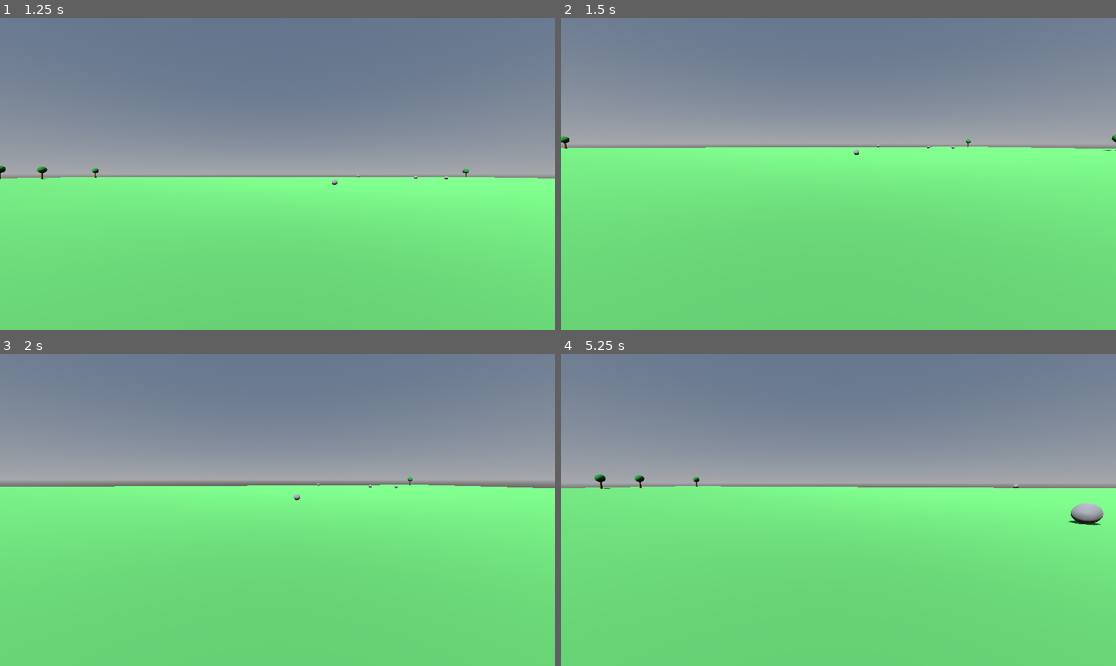
Above: before the commit, frames 1-4 (two rows, left to right).
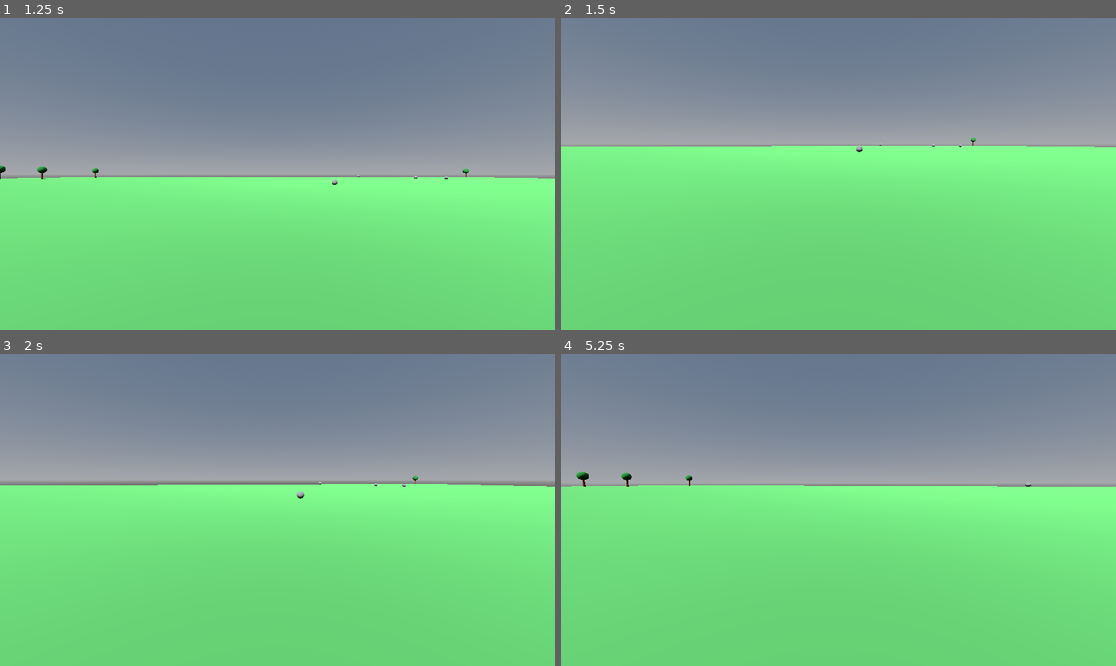
Above: after the commit, the same moments.

Repository: DanielSwick/ark-game
Game: Godot game, scene res://title_screen.tscn
Two runs of this game, one before a commit and one after it. Both use one fixed random seed, a clock stepped at 60 frames per second and the inputs below.
Inputs (mouse positions are in pixels of both pictures, inside the frame that each line leads up to):
- Up to frame 1 (1.25 s): click "Survival" at 0.5 s
- Up to frame 2 (1.5 s): tap Enter at 1.25 s; move the mouse to (866, 174) at 1.27 s; hold W from 1.28 s (still down); tap V at 1.35 s
- Up to frame 3 (2 s): keep holding W; tap Space at 1.52 s
- Up to frame 4 (5.25 s): keep holding W; move the mouse to (810, 510) at 2.02 s; tap V at 2.1, 3.05, 3.6, 4.35 s; tap Space at 2.27, 3.77, 4.52 s; move the mouse to (849, 503) at 2.77 s; hold Shift 2.78-3.53 s; move the mouse to (832, 516) at 3.52 s; move the mouse to (877, 513) at 4.27 s; move the mouse to (794, 506) at 5.02 s; tap Shift at 5.1 s

Frame 1 is identical in both runs. In frame 2, 0.5% of the frame differs, in the area x 0-100%, y 37-44%; in frame 3, 0.5%; in frame 4, 1.0%, in the area x 0-100%, y 37-56%.

Commit message:
Milestone 4: visible player body + first/third-person camera toggle
player.tscn: adds a Body mesh (CapsuleMesh matching the existing
collision capsule) colored from Global.player_color, so the Character
menu's color picker finally shows up somewhere. Adds a SpringArm3D
(child of Head, rotated 180 - it and its camera child both flip so the
net facing matches Head's forward) with a ThirdPersonCamera at its tip,
alongside the existing first-person Camera3D.

player.gd: press V to swap which camera is `current`. Two gotchas
handled: (1) the first-person camera excludes the body mesh's render
layer so you're not staring at the inside of your own head; (2) the
spring arm excludes the player's own physics body from its collision
ray, otherwise it immediately hits your own capsule and the
third-person camera collapses to zero distance.

Diff:
--- a/player.gd
+++ b/player.gd
@@ -1,20 +1,42 @@
 extends CharacterBody3D
 
-# First-person character controller.
+# First-person / third-person character controller.
 # Survival mode: normal walking, gravity, jump (Space).
 # Creative mode: free flight - Space to rise, Shift to fall, no gravity.
-# Mouse to look around. Press Escape to let go of the mouse; click the
-# game window to grab it again.
+# Mouse to look around. V toggles first-person/third-person camera.
+# Press Escape to let go of the mouse; click the game window to grab it again.
 
 const SPEED := 5.0
 const FLY_SPEED := 8.0
 const JUMP_VELOCITY := 4.5
 const GRAVITY := 9.8
 
+# Render layer 2 is reserved for the player's own body mesh so the
+# first-person camera can skip drawing it (nobody wants to see the inside
+# of their own head) while the third-person camera still shows it.
+const BODY_RENDER_LAYER := 2
+
 @onready var head: Node3D = $Head
+@onready var body_mesh: MeshInstance3D = $Body
+@onready var spring_arm: SpringArm3D = $Head/SpringArm3D
+@onready var first_person_camera: Camera3D = $Head/FirstPersonCamera
+@onready var third_person_camera: Camera3D = $Head/SpringArm3D/ThirdPersonCamera
+
+var first_person: bool = true
 
 func _ready() -> void:
 	Input.mouse_mode = Input.MOUSE_MODE_CAPTURED
+
+	var body_material := StandardMaterial3D.new()
+	body_material.albedo_color = Global.player_color
+	body_mesh.material_override = body_material
+
+	first_person_camera.cull_mask = first_person_camera.cull_mask & ~BODY_RENDER_LAYER
+
+	# Without this, the spring arm's collision ray immediately hits the
+	# player's own capsule and the third-person camera collapses to
+	# point-blank range.
+	spring_arm.add_excluded_object(get_rid())
 
 func _unhandled_input(event: InputEvent) -> void:
 	if event is InputEventMouseMotion and Input.mouse_mode == Input.MOUSE_MODE_CAPTURED:
@@ -25,8 +47,16 @@
 	if event is InputEventKey and event.pressed and event.keycode == KEY_ESCAPE:
 		Input.mouse_mode = Input.MOUSE_MODE_VISIBLE
 
+	if event is InputEventKey and event.pressed and event.keycode == KEY_V:
+		_toggle_camera()
+
 	if event is InputEventMouseButton and event.pressed and Input.mouse_mode == Input.MOUSE_MODE_VISIBLE:
 		Input.mouse_mode = Input.MOUSE_MODE_CAPTURED
+
+func _toggle_camera() -> void:
+	first_person = not first_person
+	first_person_camera.current = first_person
+	third_person_camera.current = not first_person
 
 func _physics_process(delta: float) -> void:
 	if Global.mode == Global.Mode.CREATIVE:
--- a/player.tscn
+++ b/player.tscn
@@ -1,8 +1,12 @@
-[gd_scene load_steps=3 format=3]
+[gd_scene load_steps=4 format=3]
 
 [ext_resource type="Script" path="res://player.gd" id="1"]
 
 [sub_resource type="CapsuleShape3D" id="1"]
+radius = 0.4
+height = 1.8
+
+[sub_resource type="CapsuleMesh" id="2"]
 radius = 0.4
 height = 1.8
 
@@ -12,8 +16,19 @@
 [node name="CollisionShape3D" type="CollisionShape3D" parent="."]
 shape = SubResource("1")
 
+[node name="Body" type="MeshInstance3D" parent="."]
+layers = 2
+mesh = SubResource("2")
+
 [node name="Head" type="Node3D" parent="."]
 transform = Transform3D(1, 0, 0, 0, 1, 0, 0, 0, 1, 0, 0.7, 0)
 
-[node name="Camera3D" type="Camera3D" parent="Head"]
+[node name="FirstPersonCamera" type="Camera3D" parent="Head"]
 current = true
+
+[node name="SpringArm3D" type="SpringArm3D" parent="Head"]
+rotation_degrees = Vector3(0, 180, 0)
+spring_length = 4.0
+
+[node name="ThirdPersonCamera" type="Camera3D" parent="Head/SpringArm3D"]
+rotation_degrees = Vector3(0, 180, 0)
